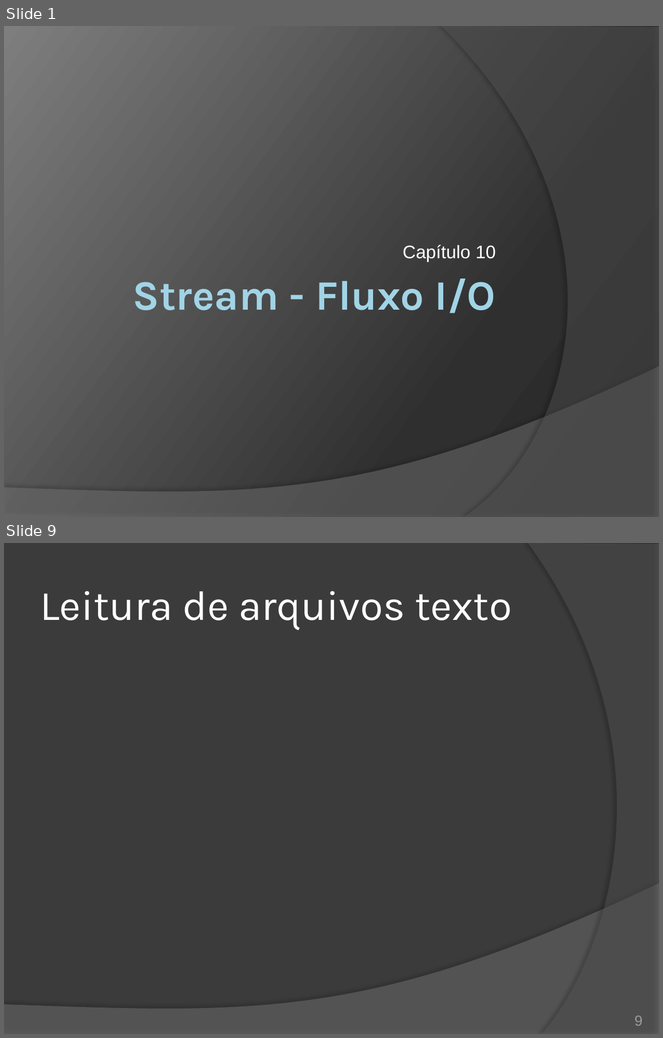
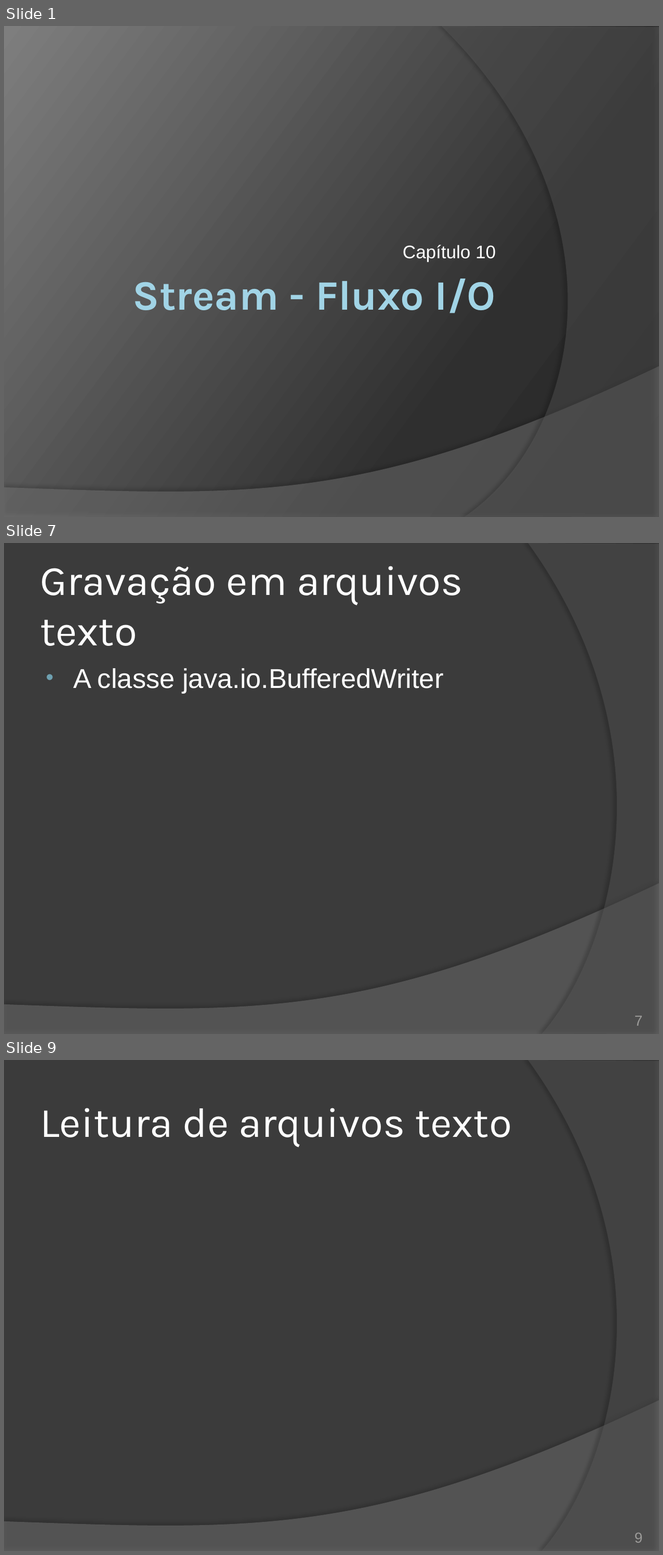
Before and after one commit to duchesqui/slzvieira-training, a slide deck: 2-Java-Programmer-Modulo-II/16.Capitulo10.pptx. Shown one above the other, each under a label of ours: slides 1 and 9 before the commit, slides 1, 7 and 9 after it; the slides between them are not shown. The pictures are 663x1038 and 663x1555 pixels, drawn with LibreOffice and Linux fonts; fonts in the diff are those of the drawing. Boxes give left, top, right and bottom in pixels: in the first picture for what was removed or moved away, otherwise in the second. Text is boxed around its words. In the diff, an @@ line names an element or a change of style, - is before the commit and + after.

Commit message:
Capítulo 10: Java I/O - Organização de tópicos.

```diff
--- a/2-Java-Programmer-Modulo-II/16.Capitulo10.pptx
+++ b/2-Java-Programmer-Modulo-II/16.Capitulo10.pptx
@@ slide 7 added at [4, 543, 659, 1034], background #3B3B3B; not listed: 2 template elements that a slide beside it also shows @@
@@ title added at [40, 566, 463, 646], 46 pt, text #FFFFFF @@
+Gravação em arquivos texto
@@ text added at [73, 668, 443, 694], 30 pt, text #FFFFFF @@
+• A classe java.io.BufferedWriter
@@ page number added at [635, 1016, 643, 1026], 16 pt, text #9D9B9A @@
+7
```
Also in this commit, not shown: 1 slide changed, 16 other slides added, 9 slides removed.
